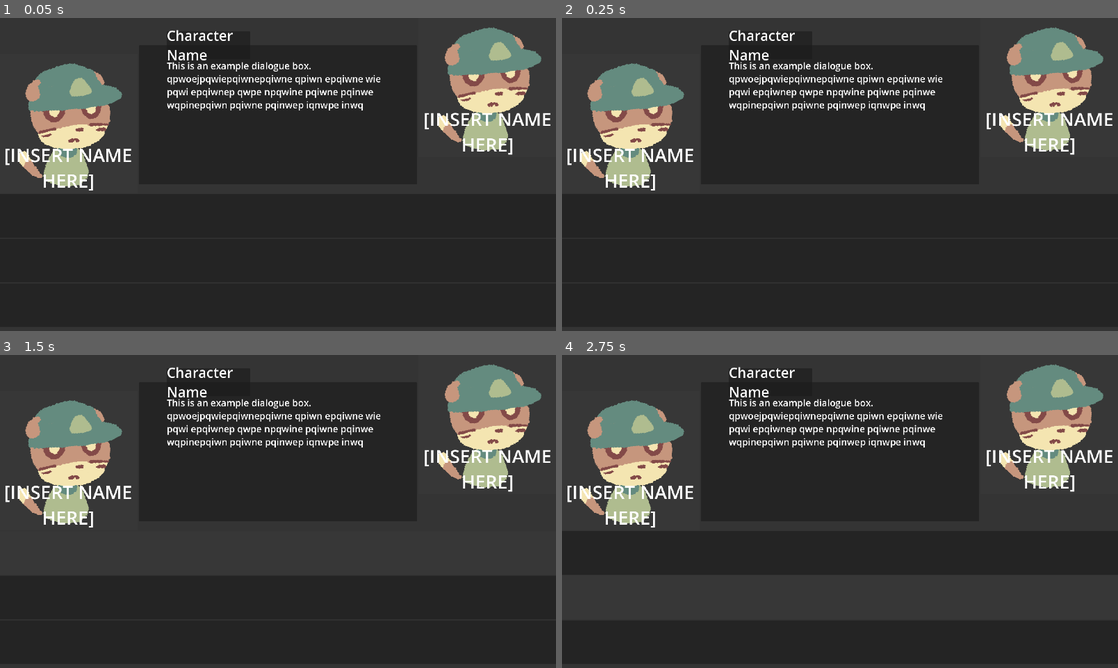
Above: before the commit, frames 1-4 (two rows, left to right).
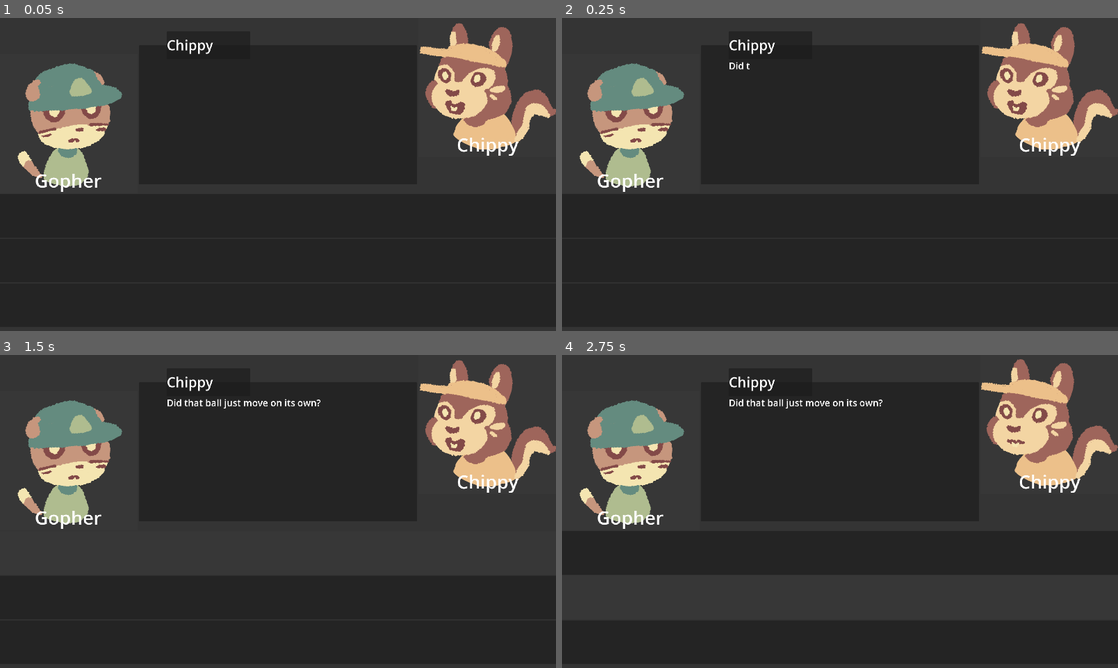
Above: after the commit, the same moments.

Repository: corin-gaiotto/gdc-jam-fall-2026
Game: Godot game, scene res://scenes/ui/dialogue_ui.tscn
Two runs of this game, one before a commit and one after it. Both use one fixed random seed, a clock stepped at 60 frames per second and the inputs below. This scene is started directly instead of the project's main scene.
Inputs (mouse positions are in pixels of both pictures, inside the frame that each line leads up to):
- Up to frame 1 (0.05 s): no input
- Up to frame 2 (0.25 s): no input
- Up to frame 3 (1.5 s): click (278, 552) at 0.52 s; click (278, 552) at 1.27 s
- Up to frame 4 (2.75 s): click (840, 599) at 2.02 s

The runs differ from the first frame. In frame 1, 8.8% of the frame differs, in the area x 1-100%, y 1-56%; in frame 2, 8.8%; in frame 3, 8.9%; in frame 4, 8.9%.

Commit message:
Added beginnings of dialogue handler.

Diff:
--- /dev/null
+++ b/assets/art/portraits/chippy.tres
@@ -0,0 +1,17 @@
+[gd_resource type="Resource" script_class="PortraitData" format=3 uid="uid://ch581w5mhkvyr"]
+
+[ext_resource type="Texture2D" uid="uid://1n51ujv0jxfo" path="res://assets/art/portraits/chippy_default.png" id="1_6ouyq"]
+[ext_resource type="Script" uid="uid://dc3f8sjccrqkd" path="res://scripts/portrait_data.gd" id="1_hrs3e"]
+[ext_resource type="Texture2D" uid="uid://dak57g2lrdc23" path="res://assets/art/portraits/chippy_default_talk.png" id="2_uwga0"]
+[ext_resource type="Texture2D" uid="uid://dg64viv2rokwv" path="res://assets/art/portraits/chippy_happy.png" id="3_lcvx8"]
+[ext_resource type="Texture2D" uid="uid://bmkiyoe7gropa" path="res://assets/art/portraits/chippy_startled.png" id="4_dccu7"]
+
+[resource]
+script = ExtResource("1_hrs3e")
+data = Dictionary[String, Texture2D]({
+"default": ExtResource("1_6ouyq"),
+"default_talk": ExtResource("2_uwga0"),
+"happy": ExtResource("3_lcvx8"),
+"startled": ExtResource("4_dccu7")
+})
+metadata/_custom_type_script = "uid://dc3f8sjccrqkd"
--- /dev/null
+++ b/assets/art/portraits/gopher.tres
@@ -0,0 +1,25 @@
+[gd_resource type="Resource" script_class="PortraitData" format=3 uid="uid://bxyfafc0barj4"]
+
+[ext_resource type="Script" uid="uid://dc3f8sjccrqkd" path="res://scripts/portrait_data.gd" id="1_4tgcn"]
+[ext_resource type="Texture2D" uid="uid://bj0ei6s0ie36t" path="res://assets/art/portraits/gopher_beetroot.png" id="1_lqfog"]
+[ext_resource type="Texture2D" uid="uid://dte11bo8beuc8" path="res://assets/art/portraits/gopher_default.png" id="2_f044p"]
+[ext_resource type="Texture2D" uid="uid://dbsuos6qrr8o8" path="res://assets/art/portraits/gopher_default_club.png" id="3_vbbul"]
+[ext_resource type="Texture2D" uid="uid://3btav03ajfy6" path="res://assets/art/portraits/gopher_default_talk.png" id="4_2i07g"]
+[ext_resource type="Texture2D" uid="uid://oo38vddp3tar" path="res://assets/art/portraits/gopher_embarrass.png" id="5_g0u56"]
+[ext_resource type="Texture2D" uid="uid://d08svxyvt3b8" path="res://assets/art/portraits/gopher_rizz.png" id="6_yxfi4"]
+[ext_resource type="Texture2D" uid="uid://bt80g0e7joo8l" path="res://assets/art/portraits/gopher_sus.png" id="7_mivoc"]
+[ext_resource type="Texture2D" uid="uid://crqtcqjajtwwx" path="res://assets/art/portraits/gopher_swing.png" id="8_fw4is"]
+
+[resource]
+script = ExtResource("1_4tgcn")
+data = Dictionary[String, Texture2D]({
+"beetroot": ExtResource("1_lqfog"),
+"default": ExtResource("2_f044p"),
+"default_club": ExtResource("3_vbbul"),
+"default_talk": ExtResource("4_2i07g"),
+"embarrass": ExtResource("5_g0u56"),
+"rizz": ExtResource("6_yxfi4"),
+"sus": ExtResource("7_mivoc"),
+"swing": ExtResource("8_fw4is")
+})
+metadata/_custom_type_script = "uid://dc3f8sjccrqkd"
--- a/project.godot
+++ b/project.godot
@@ -62,6 +62,13 @@
 , Object(InputEventKey,"resource_local_to_scene":false,"resource_name":"","device":-1,"window_id":0,"alt_pressed":false …(186 unchanged characters)…
 ]
 }
+dialogue_confirm={
+"deadzone": 0.2,
+"events": [Object(InputEventMouseButton,"resource_local_to_scene":false,"resource_name":"","device":-1,"window_id":0,"alt_pressed":false,"shift_pressed":false,"ctrl_pressed":false,"meta_pressed":false,"button_mask":0,"position":Vector2(0, 0),"global_position":Vector2(0, 0),"factor":1.0,"button_index":1,"canceled":false,"pressed":false,"double_click":false,"script":null)
+, Object(InputEventKey,"resource_local_to_scene":false,"resource_name":"","device":-1,"window_id":0,"alt_pressed":false,"shift_pressed":false,"ctrl_pressed":false,"meta_pressed":false,"pressed":false,"keycode":0,"physical_keycode":32,"key_label":0,"unicode":32,"location":0,"echo":false,"script":null)
+, Object(InputEventKey,"resource_local_to_scene":false,"resource_name":"","device":-1,"window_id":0,"alt_pressed":false,"shift_pressed":false,"ctrl_pressed":false,"meta_pressed":false,"pressed":false,"keycode":0,"physical_keycode":4194309,"key_label":0,"unicode":0,"location":0,"echo":false,"script":null)
+]
+}
 
 [physics]
 
--- a/scenes/ui/dialogue_box.tscn
+++ b/scenes/ui/dialogue_box.tscn
@@ -1,4 +1,6 @@
 [gd_scene format=3 uid="uid://dl3ikunk3mgt7"]
+
+[ext_resource type="Script" uid="uid://d3bqhv5sj3b34" path="res://scripts/dialogue_box.gd" id="1_xg44k"]
 
 [node name="DialogueBox" type="Panel" unique_id=128716282]
 anchors_preset = 15
@@ -6,6 +8,7 @@
 anchor_bottom = 1.0
 grow_horizontal = 2
 grow_vertical = 2
+script = ExtResource("1_xg44k")
 
 [node name="RichTextLabel" type="RichTextLabel" parent="." unique_id=1198384147]
 layout_mode = 1
--- a/scenes/ui/dialogue_portrait.tscn
+++ b/scenes/ui/dialogue_portrait.tscn
@@ -1,6 +1,10 @@
 [gd_scene format=3 uid="uid://d3j7uuxtbf4on"]
 
+[ext_resource type="Script" uid="uid://dhdckbb4ehck7" path="res://scripts/dialogue_portrait.gd" id="1_mbai0"]
 [ext_resource type="Texture2D" uid="uid://dte11bo8beuc8" path="res://assets/art/portraits/gopher_default.png" id="1_mre4j"]
+[ext_resource type="Script" uid="uid://dc3f8sjccrqkd" path="res://scripts/portrait_data.gd" id="2_pbb6w"]
+[ext_resource type="Resource" uid="uid://bxyfafc0barj4" path="res://assets/art/portraits/gopher.tres" id="3_phas5"]
+[ext_resource type="Resource" uid="uid://ch581w5mhkvyr" path="res://assets/art/portraits/chippy.tres" id="4_phas5"]
 
 [node name="DialoguePortrait" type="Control" unique_id=1415108031]
 layout_mode = 3
@@ -9,6 +13,11 @@
 anchor_bottom = 1.0
 grow_horizontal = 2
 grow_vertical = 2
+script = ExtResource("1_mbai0")
+portrait_data = Dictionary[String, ExtResource("2_pbb6w")]({
+"chippy": ExtResource("4_phas5"),
+"gopher": ExtResource("3_phas5")
+})
 
 [node name="TextureRect" type="TextureRect" parent="." unique_id=1447689139]
 z_index = 1
--- a/scenes/ui/dialogue_ui.tscn
+++ b/scenes/ui/dialogue_ui.tscn
@@ -1,6 +1,7 @@
 [gd_scene format=3 uid="uid://bilvsbbgmcuei"]
 
 [ext_resource type="PackedScene" uid="uid://d3j7uuxtbf4on" path="res://scenes/ui/dialogue_portrait.tscn" id="1_sd0pw"]
+[ext_resource type="Script" uid="uid://dqmqq006dt05e" path="res://scripts/dialogue_ui.gd" id="1_ysedr"]
 [ext_resource type="PackedScene" uid="uid://dl3ikunk3mgt7" path="res://scenes/ui/dialogue_box.tscn" id="2_ysedr"]
 
 [node name="DialogueUI" type="ColorRect" unique_id=92798159]
@@ -10,6 +11,7 @@
 grow_horizontal = 2
 grow_vertical = 2
 color = Color(0, 0, 0, 0.3137255)
+script = ExtResource("1_ysedr")
 
 [node name="VBoxContainer" type="VBoxContainer" parent="." unique_id=1449671748]
 layout_mode = 1
@@ -29,7 +31,7 @@
 custom_minimum_size = Vector2(0, 120)
 layout_mode = 2
 
-[node name="DialoguePortrait" parent="VBoxContainer/HBoxContainer/VBoxContainer" unique_id=1415108031 instance=ExtResource("1_sd0pw")]
+[node name="PlayerPortrait" parent="VBoxContainer/HBoxContainer/VBoxContainer" unique_id=1415108031 instance=ExtResource("1_sd0pw")]
 custom_minimum_size = Vector2(480, 480)
 layout_mode = 2
 
@@ -47,7 +49,7 @@
 [node name="VBoxContainer3" type="VBoxContainer" parent="VBoxContainer/HBoxContainer" unique_id=929226891]
 layout_mode = 2
 
-[node name="DialoguePortrait" parent="VBoxContainer/HBoxContainer/VBoxContainer3" unique_id=62838376 instance=ExtResource("1_sd0pw")]
+[node name="OpponentPortrait" parent="VBoxContainer/HBoxContainer/VBoxContainer3" unique_id=62838376 instance=ExtResource("1_sd0pw")]
 custom_minimum_size = Vector2(480, 480)
 layout_mode = 2
 
@@ -58,14 +60,14 @@
 [node name="VBoxContainer" type="VBoxContainer" parent="VBoxContainer" unique_id=255752501]
 layout_mode = 2
 
-[node name="Button" type="Button" parent="VBoxContainer/VBoxContainer" unique_id=635322184]
+[node name="Option1" type="Button" parent="VBoxContainer/VBoxContainer" unique_id=635322184]
 custom_minimum_size = Vector2(0, 150)
 layout_mode = 2
 
-[node name="Button2" type="Button" parent="VBoxContainer/VBoxContainer" unique_id=1853770600]
+[node name="Option2" type="Button" parent="VBoxContainer/VBoxContainer" unique_id=1853770600]
 custom_minimum_size = Vector2(0, 150)
 layout_mode = 2
 
-[node name="Button3" type="Button" parent="VBoxContainer/VBoxContainer" unique_id=338036575]
+[node name="Option3" type="Button" parent="VBoxContainer/VBoxContainer" unique_id=338036575]
 custom_minimum_size = Vector2(0, 150)
 layout_mode = 2
--- /dev/null
+++ b/scripts/dialogue_box.gd
@@ -0,0 +1,45 @@
+extends Panel
+
+class_name DialogueBox
+
+@onready var content_label = $RichTextLabel
+@onready var speaker_panel = $Panel
+@onready var speaker_label = $Panel/RichTextLabel
+
+signal text_done
+signal confirm_pressed
+
+var text_speed: float = 2.5 # frames per text
+var text_amount: float = 0
+
+func play_paragraphs(speaker: String, text: Array):
+	if speaker == "narrator":
+		speaker_panel.hide()
+		speaker_label.hide()
+	else:
+		speaker_panel.show()
+		speaker_label.show()
+		speaker_label.text = speaker.capitalize()
+	var index = 0
+	while index < len(text):
+		play_text(text[index])
+		await confirm_pressed
+		index += 1
+
+func play_text(text: String):
+	content_label.visible_characters = 0
+	text_amount = 0
+	content_label.text = text
+	await text_done
+
+func _physics_process(delta: float) -> void:
+	if content_label.visible_characters >= len(content_label.text):
+		text_done.emit()
+		if Input.is_action_just_pressed("dialogue_confirm"):
+			confirm_pressed.emit()
+
+	while text_amount >= text_speed:
+		text_amount -= text_speed
+		content_label.visible_characters += 1
+
+	text_amount += 1
--- /dev/null
+++ b/scripts/dialogue_portrait.gd
@@ -0,0 +1,12 @@
+extends Control
+
+class_name DialoguePortrait
+
+@onready var portrait_texture_rect = $TextureRect
+@onready var portrait_name_label = $RichTextLabel
+
+@export var portrait_data: Dictionary[String, PortraitData]
+
+func change_portrait(portrait_name: String, portrait_expression: String):
+	portrait_name_label.text = portrait_name.capitalize()
+	portrait_texture_rect.texture = portrait_data[portrait_name].data[portrait_expression]
--- /dev/null
+++ b/scripts/dialogue_ui.gd
@@ -0,0 +1,51 @@
+extends ColorRect
+
+class_name DialogueHandler
+
+@onready var player_portrait: DialoguePortrait = $VBoxContainer/HBoxContainer/VBoxContainer/PlayerPortrait
+@onready var opponent_portrait: DialoguePortrait = $VBoxContainer/HBoxContainer/VBoxContainer3/OpponentPortrait
+
+@onready var dialogue_box: DialogueBox = $VBoxContainer/HBoxContainer/VBoxContainer2/DialogueBox
+
+@onready var dialogue_option_buttons = [
+	$VBoxContainer/VBoxContainer/Option1,
+	$VBoxContainer/VBoxContainer/Option2,
+	$VBoxContainer/VBoxContainer/Option3
+]
+
+func _ready() -> void:
+	var chippy_data = read_dialogue_file("res://assets/dialogue/chippy.json")
+	play_dialogue(chippy_data["cheat_noticed"][0], "chippy")
+
+func read_dialogue_file(filename):
+	# reads the JSON file into a GDScript object
+	var file = FileAccess.open(filename, FileAccess.READ)
+	var out = JSON.parse_string(file.get_as_text())
+	file.close()
+	return out
+
+func play_dialogue(data: Array[Variant], opponent_name: String):
+	# plays the Dialogue Object
+	var command_index = 0
+	while command_index < len(data):
+		await run_command(data[command_index], opponent_name)
+		command_index += 1
+
+func run_command(command, opponent_name: String):
+	match command["type"]:
+		"narrator":
+			await dialogue_box.play_paragraphs("narrator", command["text"])
+		"player":
+			await dialogue_box.play_paragraphs("gopher", command["text"])
+		"opponent":
+			await dialogue_box.play_paragraphs(opponent_name, command["text"])
+		"player_portrait":
+			player_portrait.change_portrait("gopher", command["expression"])
+		"opponent_portrait":
+			opponent_portrait.change_portrait(opponent_name, command["expression"])
+		"sound_effect":
+			pass
+		"timed_options":
+			pass
+		_:
+			pass
--- /dev/null
+++ b/scripts/portrait_data.gd
@@ -0,0 +1,5 @@
+extends Resource
+
+class_name PortraitData
+
+@export var data: Dictionary[String, Texture2D]
Not shown, changed: assets/dialogue/format.txt
Not shown, added: scripts/dialogue_box.gd.uid
Not shown, added: scripts/dialogue_portrait.gd.uid
Not shown, added: scripts/dialogue_ui.gd.uid
Not shown, added: scripts/portrait_data.gd.uid
